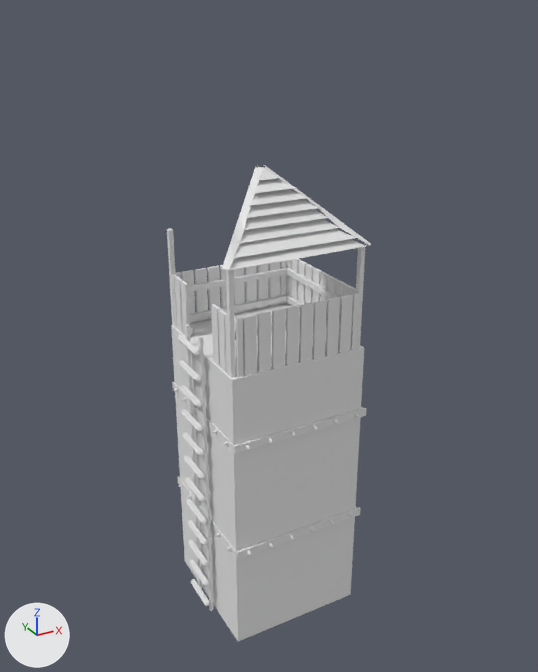
Two versions of the Blender file ADD/torre.blend, one commit apart.
One viewpoint serves both versions: a 50 mm lens placed at (-41.7, -76.8, 16.7), pointed at (0.7, 0.2, -21.8). The lights are fixed; the arrows at lower left show +X, +Y and +Z.
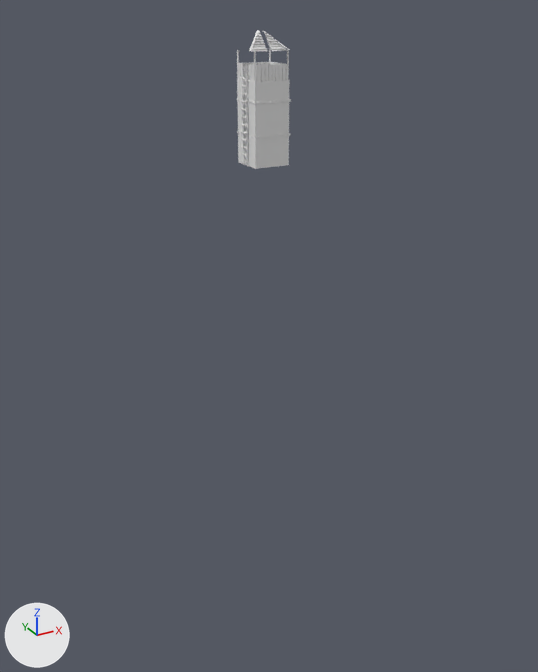
Where the newer file only moved an object's origin or applied its transform, the numbers keep the older frame.

The change, as a diff of the scene's bpy script:
```diff
--- a/ADD/torre.blend.py
+++ b/ADD/torre.blend.py
@@ me_cylinder_002 @@
 me_cylinder_002.from_pydata(...)  # 42 vertices, 54 faces; spans x -0.88..4.76, y -1.16..0.3, z -1.75..1.75
 # used by ob_cylinder_002; location = (-9.8, 2.0, -59.1); rotation_euler = (0.0, 0.0, 4.712), in degrees (0, 0, 270)
+# me_cylinder_002 part 1: the whole mesh is scaled about its middle by 0.239, then moved by (-2.72, -1.74, 0.45)
 me_cylinder_002.materials.append(mat_material)
@@ me_cube_009 @@
 me_cube_009.from_pydata(...)  # 400 vertices, 300 faces; spans x -2.4..15.4, y -17.7..0.4, z -3.6..9.4
+# me_cube_009 part 2: the whole mesh is scaled about its middle by 0.239, then moved by (-6.3, 9.5, 8.0)
 me_cube_009.materials.append(mat_material_003)
@@ me_cube_007 @@
 me_cube_007.from_pydata(...)  # 8 vertices, 6 faces; spans x -17.5..17.5, y -17.5..17.5, z -96.1..-20.6
 # used by ob_cube_006; location = (0.0, 0.0, -11.0); scale = (0.519, 0.519, 0.519)
+# me_cube_007 part 3: the whole mesh is scaled about its middle by 0.239, then moved by (0.6, 1.4, 88.6)
 me_cube_007.materials.append(mat_material_002)
@@ me_cube_004 @@
 me_cube_004.from_pydata(...)  # 48 vertices, 25 faces; spans x -1.5..18.7, y -18.0..2.6, z -14.8..1.8
 # used by ob_cube_005; location = (-0.1, 0.1, -1.2); scale = (0.519, 0.519, 0.519)
+# me_cube_004 part 4: the whole mesh is scaled about its middle by 0.124, then moved by (-7.3, 7.5, 19.9)
@@ ob_cylinder_002 @@
 ob_cylinder_002 = bpy.data.objects.new('Cylinder.002', me_cylinder_002)
-ob_cylinder_002.location = (-9.8, 2.0, -59.1)
+ob_cylinder_002.location = (0.0, 0.0, 0.0)
 ob_cylinder_002.rotation_euler = (0.0, 0.0, 4.712)  # degrees (0, 0, 270)
@@ ob_cube_016 @@
 ob_cube_016 = bpy.data.objects.new('Cube.016', me_cube_017)
-ob_cube_016.location = (7.7, 10.2, -30.7)
+ob_cube_016.location = (0.0, 0.0, 0.0)
 ob_cube_016.rotation_euler = (0.0, 0.0, 3.142)  # degrees (0, 0, 180)
@@ ob_cube_015 @@
 ob_cube_015 = bpy.data.objects.new('Cube.015', me_cube_016)
-ob_cube_015.location = (7.7, 10.2, -46.2)
+ob_cube_015.location = (0.0, 0.0, 0.0)
 ob_cube_015.rotation_euler = (0.0, 0.0, 3.142)  # degrees (0, 0, 180)
@@ ob_cube_014 @@
 ob_cube_014 = bpy.data.objects.new('Cube.014', me_cube_015)
-ob_cube_014.location = (-9.9, 7.8, -46.2)
+ob_cube_014.location = (0.0, 0.0, 0.0)
 ob_cube_014.rotation_euler = (0.0, 0.0, -1.571)  # degrees (0, 0, -90)
@@ ob_cube_013 @@
 ob_cube_013 = bpy.data.objects.new('Cube.013', me_cube_014)
-ob_cube_013.location = (-9.9, 7.8, -30.7)
+ob_cube_013.location = (0.0, 0.0, 0.0)
 ob_cube_013.rotation_euler = (0.0, 0.0, -1.571)  # degrees (0, 0, -90)
@@ ob_cube_012 @@
 ob_cube_012 = bpy.data.objects.new('Cube.012', me_cube_013)
-ob_cube_012.location = (10.0, -7.4, -30.7)
+ob_cube_012.location = (0.0, 0.0, 0.0)
 ob_cube_012.rotation_euler = (-3.142, 3.142, -1.571)  # degrees (-180, 180, -90)
@@ ob_cube_011 @@
 ob_cube_011 = bpy.data.objects.new('Cube.011', me_cube_012)
-ob_cube_011.location = (10.0, -7.4, -46.2)
+ob_cube_011.location = (0.0, 0.0, 0.0)
 ob_cube_011.rotation_euler = (-3.142, 3.142, -1.571)  # degrees (-180, 180, -90)
@@ ob_cube_010 @@
 ob_cube_010 = bpy.data.objects.new('Cube.010', me_cube_011)
-ob_cube_010.location = (-7.3, -10.0, -46.2)
+ob_cube_010.location = (0.0, 0.0, 0.0)
 _m = ob_cube_010.modifiers.new('Array', 'ARRAY')
@@ ob_cube_009 @@
 ob_cube_009 = bpy.data.objects.new('Cube.009', me_cube_010)
-ob_cube_009.location = (-7.3, -10.0, -30.7)
+ob_cube_009.location = (0.0, 0.0, 0.0)
 _m = ob_cube_009.modifiers.new('Array', 'ARRAY')
@@ ob_cube_008 @@
 ob_cube_008 = bpy.data.objects.new('Cube.008', me_cube_009)
-ob_cube_008.location = (-6.6, 8.8, -18.1)
+ob_cube_008.location = (0.0, 0.0, 0.0)
@@ ob_cube_005 @@
 ob_cube_005 = bpy.data.objects.new('Cube.005', me_cube_004)
-ob_cube_005.location = (-0.1, 0.1, -1.2)
-ob_cube_005.scale = (0.519, 0.519, 0.519)
+ob_cube_005.location = (0.0, 0.0, 0.0)
 _m = ob_cube_005.modifiers.new('Mirror', 'MIRROR')
```

Location of each change, (x1, y1, x2, y2) in pixels of the pictures (538 x 672 px):
'Cube.006', mesh rescaled (72% narrower, 73% shorter): before (171, 303, 364, 641); after (237, 79, 290, 169)
'Cube.008', mesh rescaled, moved: before (167, 229, 365, 378); after (237, 49, 289, 82)
'Cube.005', moved, rescaled (73% narrower, 79% shorter): before (222, 165, 371, 270); after (249, 30, 289, 51)
'Cylinder.002', mesh rescaled, moved (76% narrower, 68% shorter): before (177, 324, 213, 611); after (240, 74, 248, 166)
'Cube.009', moved: before (234, 408, 367, 454); after (255, 99, 291, 104)
'Cube.010', moved: before (236, 507, 361, 559); after (256, 133, 290, 138)
'Cube.013', moved: before (173, 382, 235, 454); after (237, 98, 255, 104)
'Cube.014', moved: before (178, 476, 237, 559); after (238, 131, 256, 139)
